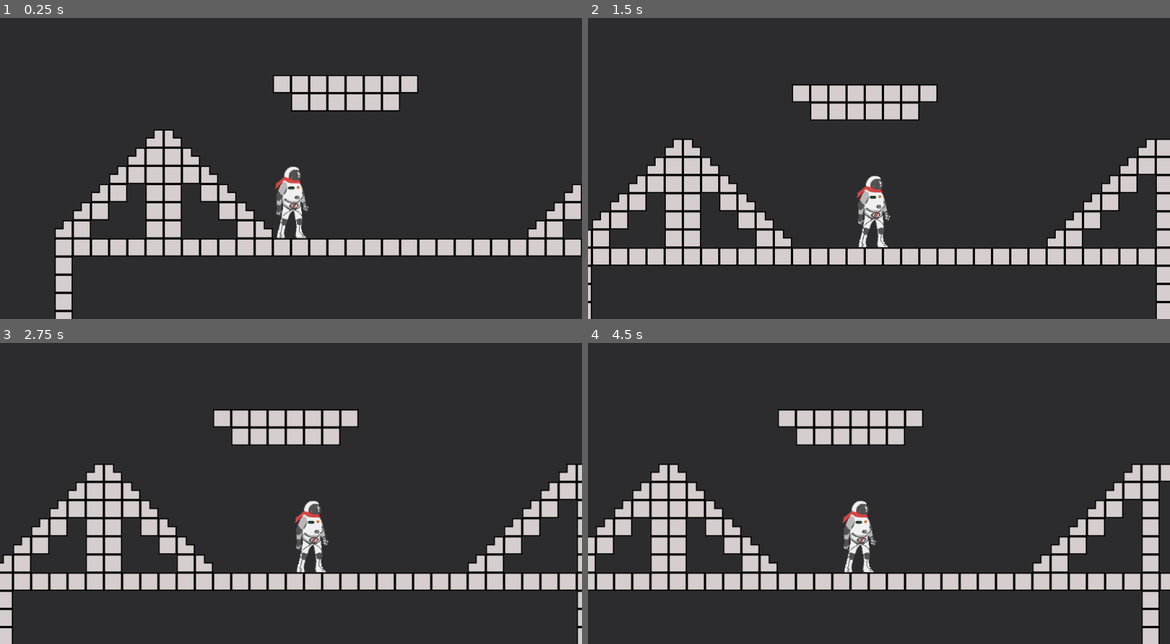
Above: before the commit, frames 1-4 (two rows, left to right).
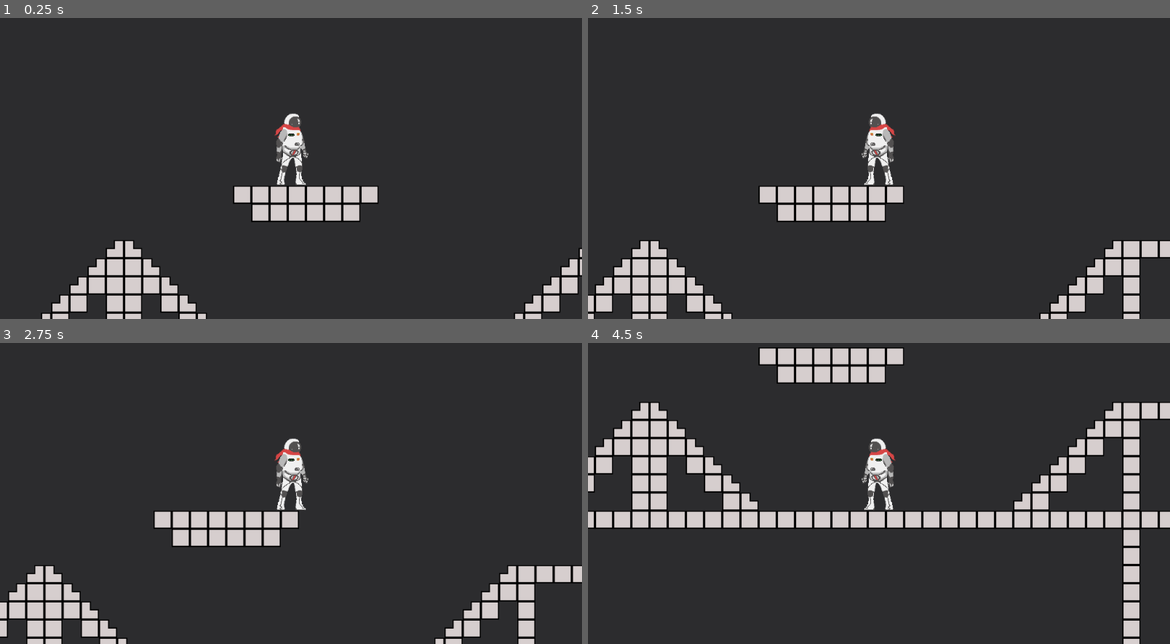
Above: after the commit, the same moments.

Repository: UML-GameDev/space-platform
Game: Godot game, scene res://src/Main.tscn
Same seed, same stepped clock (60 frames per second), same inputs: the game is played once before the commit and once after it.
Inputs:
- Up to frame 1 (0.25 s): no input
- Up to frame 2 (1.5 s): hold D (right) 0.53-1.28 s; hold A (left) from 1.28 s (still down)
- Up to frame 3 (2.75 s): release A (left) at 2.03 s; hold D (right) from 2.03 s (still down)
- Up to frame 4 (4.5 s): release D (right) at 3.53 s; hold A (left) from 3.53 s (still down)

The runs differ from the first frame. In frame 1, 21% of the frame differs, in the area x 7-100%, y 19-100%; in frame 2, 24%; in frame 3, 23%; in frame 4, 31%, in the area x 0-100%, y 1-100%.

Commit message:
better movement and no shaky sprite

Diff:
--- a/project.godot
+++ b/project.godot
@@ -18,6 +18,10 @@
 config/name="Space Platform"
 run/main_scene="res://src/Main.tscn"
 config/icon="res://icon.png"
+
+[display]
+
+window/dpi/allow_hidpi=true
 
 [gdnative]
 
--- /dev/null
+++ b/src/Main.gd
@@ -0,0 +1,17 @@
+extends Node
+
+
+# Declare member variables here. Examples:
+# var a = 2
+# var b = "text"
+
+
+# Called when the node enters the scene tree for the first time.
+func _init():
+	OS.min_window_size = OS.window_size
+	OS.max_window_size = OS.get_screen_size()
+
+
+# Called every frame. 'delta' is the elapsed time since the previous frame.
+#func _process(delta):
+#	pass
--- a/src/Main.tscn
+++ b/src/Main.tscn
@@ -1,10 +1,13 @@
-[gd_scene load_steps=3 format=2]
+[gd_scene load_steps=4 format=2]
 
 [ext_resource path="res://src/Level/Level.tscn" type="PackedScene" id=1]
 [ext_resource path="res://src/Player/Player.tscn" type="PackedScene" id=2]
+[ext_resource path="res://src/Main.gd" type="Script" id=3]
 
-[node name="Main" type="Node2D"]
+[node name="Main" type="Node"]
+script = ExtResource( 3 )
 
 [node name="level" parent="." instance=ExtResource( 1 )]
 
 [node name="Player" parent="level" instance=ExtResource( 2 )]
+position = Vector2( 69.8457, -288.907 )
--- a/src/Player/Player.gd
+++ b/src/Player/Player.gd
@@ -1,8 +1,12 @@
 extends KinematicBody2D
 
-export (int) var SPEED = 200
-export (int) var G = 1000
+const SPEED = 200
+const G = 1000
+const FLOOR_DISTANCE = 50
 
+onready var sprite = $AnimatedSprite
+
+var snap_vec = Vector2.DOWN * FLOOR_DISTANCE
 var velocity = Vector2()
 
 # Called when the node enters the scene tree for the first time.
@@ -14,14 +18,14 @@
 	if(Input.is_action_pressed("right")):
 		#move right
 		velocity.x += SPEED
+		sprite.flip_h = false;
 	elif(Input.is_action_pressed("left")):
 		#move left
 		velocity.x += -SPEED
-	else:
-		velocity.x = 0
+		sprite.flip_h = true;
 #	pass
 
 func _physics_process(delta):
 	get_input()
 	velocity.y += delta * G
-	velocity = move_and_slide(velocity,Vector2(0,-1))
+	velocity = move_and_slide_with_snap(velocity,snap_vec,Vector2.UP,true,4,0.9,false)
--- a/src/Player/Player.tscn
+++ b/src/Player/Player.tscn
@@ -36,13 +36,11 @@
 "speed": 5.0
 } ]
 
-[sub_resource type="CapsuleShape2D" id=7]
-radius = 11.5025
-height = 102.867
+[sub_resource type="RectangleShape2D" id=7]
+extents = Vector2( 28.7948, 63.5382 )
 
 [node name="Player" type="KinematicBody2D"]
 script = ExtResource( 1 )
-G = 500
 
 [node name="AnimatedSprite" type="AnimatedSprite" parent="."]
 frames = SubResource( 6 )
@@ -53,7 +51,4 @@
 shape = SubResource( 7 )
 
 [node name="Camera" type="Camera2D" parent="."]
-position = Vector2( 0, -50 )
 current = true
-smoothing_enabled = true
-offset_v = -1.0
